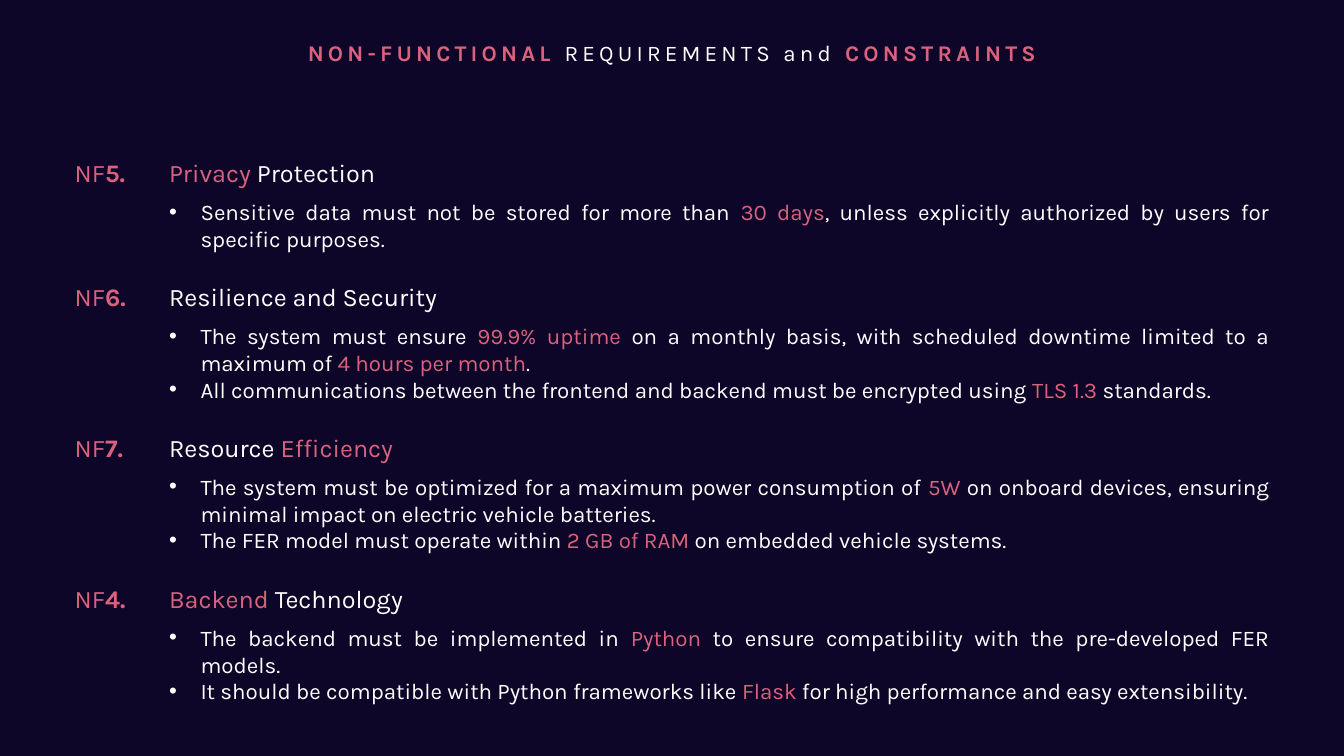
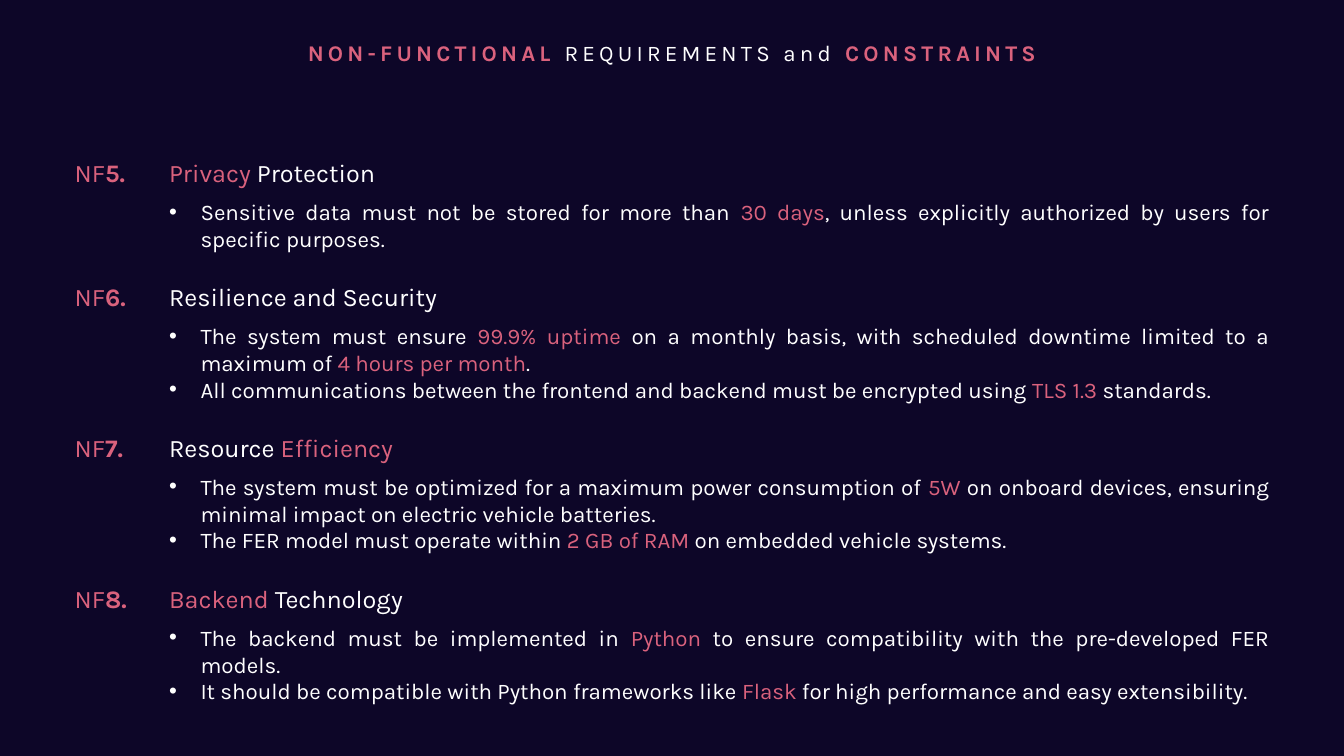
Before and after one commit to GiuseppeSoriano/MoodPilot, a slide deck: slide 21 of Idea/Idea_Presentation.pptx. Drawn at 1344x756 pixels with LibreOffice and Linux fonts; fonts in the diff are those of the drawing. Boxes give left, top, right and bottom in pixels: in the first picture for what was removed or moved away, otherwise in the second. Text is boxed around its words. In the diff, an @@ line names an element or a change of style, - is before the commit and + after.

```diff
--- a/Idea/Idea_Presentation.pptx
+++ b/Idea/Idea_Presentation.pptx
@@ text at (x1=75, y1=591, x2=127, y2=609): text changed @@
-NF4.
+NF8.
```
Also in this commit, not shown: 7 other slides changed, 39 slides added, 2 slides removed.
